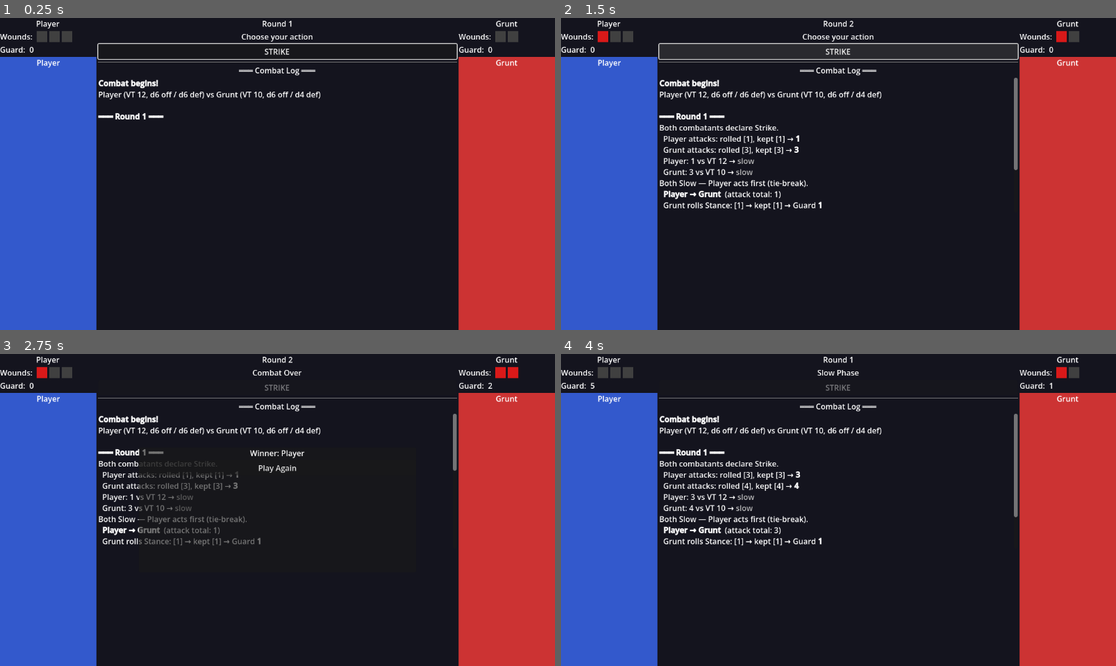
Above: before the commit, frames 1-4 (two rows, left to right).
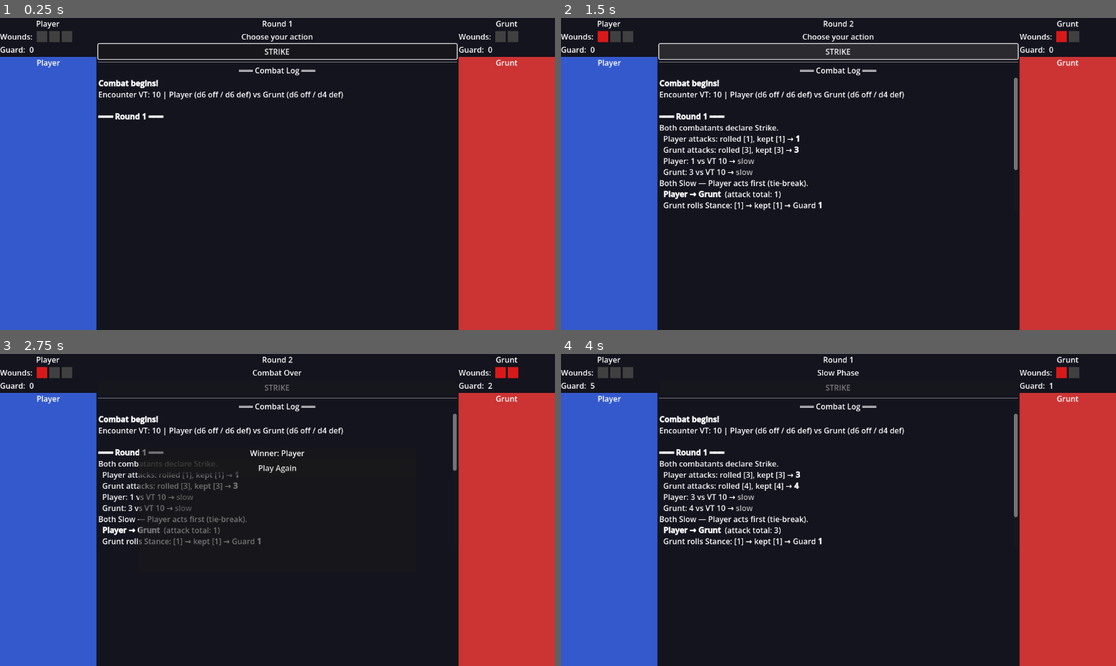
Above: after the commit, the same moments.

Repository: ivano777/kronomania
Game: Godot game, scene res://scenes/battle/BattleScene.tscn
Two runs of this game, one before a commit and one after it. Both use one fixed random seed, a clock stepped at 60 frames per second and the inputs below.
Inputs:
- Up to frame 1 (0.25 s): no input
- Up to frame 2 (1.5 s): click "STRIKE" at 0.5 s; tap Enter at 1.25 s
- Up to frame 3 (2.75 s): click "STRIKE" at 2 s
- Up to frame 4 (4 s): click "Play Again" at 2.75 s; click "STRIKE" at 3.5 s

The runs differ from the first frame. In frame 1, 0.6% of the frame differs, in the area x 17-62%, y 23-27%; in frame 2, 0.6%, in the area x 17-62%, y 23-47%; in frame 3, 0.6%; in frame 4, 0.6%.

Commit message:
docs(rules): clarify VT as static enemy property; add effect taxonomy, future expansions, and CLAUDE.md workflow
- CombatManager now uses a single encounter_vt from the enemy for both sides' Fast/Slow checks
- initiative-and-speed.md rewritten to make VT a target property, not a per-actor value
- cheat-sheet.md and index.md updated with canonical VT decision
- effect-taxonomy.md added (Forging/Channeling/Warding/Fortitude/Potency/Surge families)
- future-expansions.md added (VT modifier design space and expansion areas)
- CLAUDE.md created with engine setup, Autonomous Feature Loop workflow, architecture, and rules summary

Co-Authored-By: Claude Sonnet 4.6 <noreply@anthropic.com>

Diff:
--- a/autoloads/CombatManager.gd
+++ b/autoloads/CombatManager.gd
@@ -71,11 +71,10 @@
 
 	log_message.emit("[b]Combat begins![/b]")
 	log_message.emit(
-		"%s (VT %d, d%d off / d%d def) vs %s (VT %d, d%d off / d%d def)" % [
-			player_data.combatant_name, player_data.velocity_threshold,
-			player_data.dominion_size, player_data.negation_size,
-			enemy_data.combatant_name, enemy_data.velocity_threshold,
-			enemy_data.dominion_size, enemy_data.negation_size,
+		"Encounter VT: %d | %s (d%d off / d%d def) vs %s (d%d off / d%d def)" % [
+			enemy_data.velocity_threshold,
+			player_data.combatant_name, player_data.dominion_size, player_data.negation_size,
+			enemy_data.combatant_name, enemy_data.dominion_size, enemy_data.negation_size,
 		]
 	)
 	_begin_round()
@@ -126,11 +125,14 @@
 	log_message.emit(_fmt_attack(_enemy.data.combatant_name, e_atk))
 
 	# ── VT check ──────────────────────────────────────────────────────────
-	var p_fast := RollEngine.is_fast(p_atk.total as int, _player.data.velocity_threshold)
-	var e_fast := RollEngine.is_fast(e_atk.total as int, _enemy.data.velocity_threshold)
-
-	log_message.emit(_fmt_speed(_player.data.combatant_name, p_atk.total as int, _player.data.velocity_threshold, p_fast))
-	log_message.emit(_fmt_speed(_enemy.data.combatant_name,  e_atk.total as int, _enemy.data.velocity_threshold,  e_fast))
+	# VT is a static enemy property. Both sides compare their action roll
+	# against the enemy's authored VT (rules: initiative-and-speed.md).
+	var encounter_vt: int = _enemy.data.velocity_threshold
+	var p_fast := RollEngine.is_fast(p_atk.total as int, encounter_vt)
+	var e_fast := RollEngine.is_fast(e_atk.total as int, encounter_vt)
+
+	log_message.emit(_fmt_speed(_player.data.combatant_name, p_atk.total as int, encounter_vt, p_fast))
+	log_message.emit(_fmt_speed(_enemy.data.combatant_name,  e_atk.total as int, encounter_vt, e_fast))
 
 	# ── Determine resolution order ─────────────────────────────────────────
 	# Fast before Slow. Ties: player goes first.
--- a/resources/CombatantData.gd
+++ b/resources/CombatantData.gd
@@ -19,7 +19,9 @@
 ## Training grade for Keep: 0 → keep 1, 1 → keep 2, 2 → keep 3.
 @export_range(0, 2) var keep_grade: int = 0
 
-## Velocity Threshold: rolls >= VT are Fast; rolls < VT are Slow.
+## Velocity Threshold: the encounter timing threshold authored on the ENEMY.
+## Both the player's and the enemy's action totals are compared to the enemy's VT.
+## This field is not used for player timing — only the enemy's value is read.
 @export_range(1, 25) var velocity_threshold: int = 12
 
 ## Maximum Wounds before Defeat.
Not shown, added: CLAUDE.md
Not shown, added: docs/game-rules/appendices/future-expansions.md
Not shown, changed: docs/game-rules/core/initiative-and-speed.md
Not shown, changed: docs/game-rules/index.md
Not shown, changed: docs/game-rules/reference/cheat-sheet.md
Not shown, added: docs/game-rules/reference/effect-taxonomy.md
